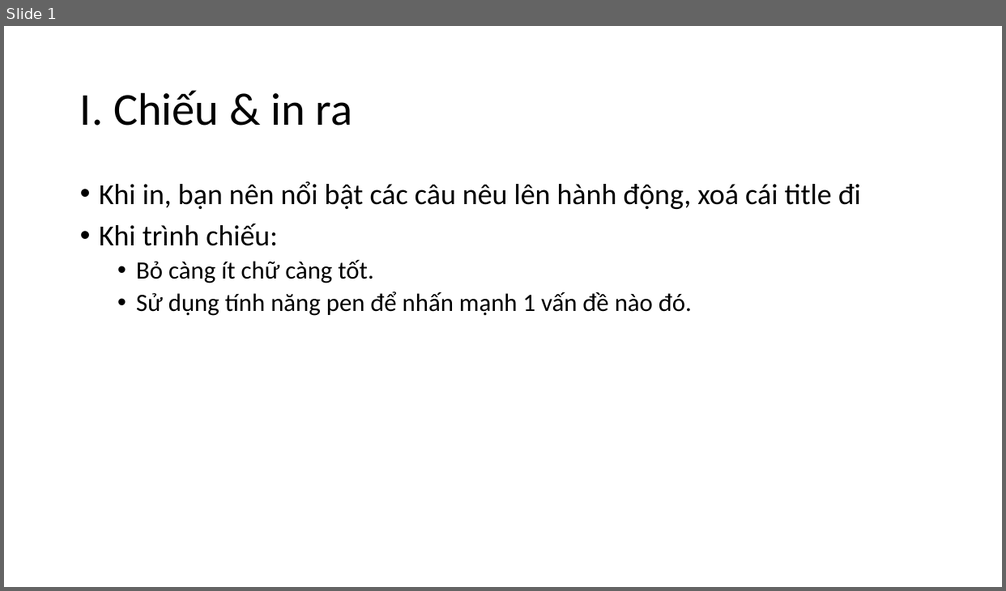
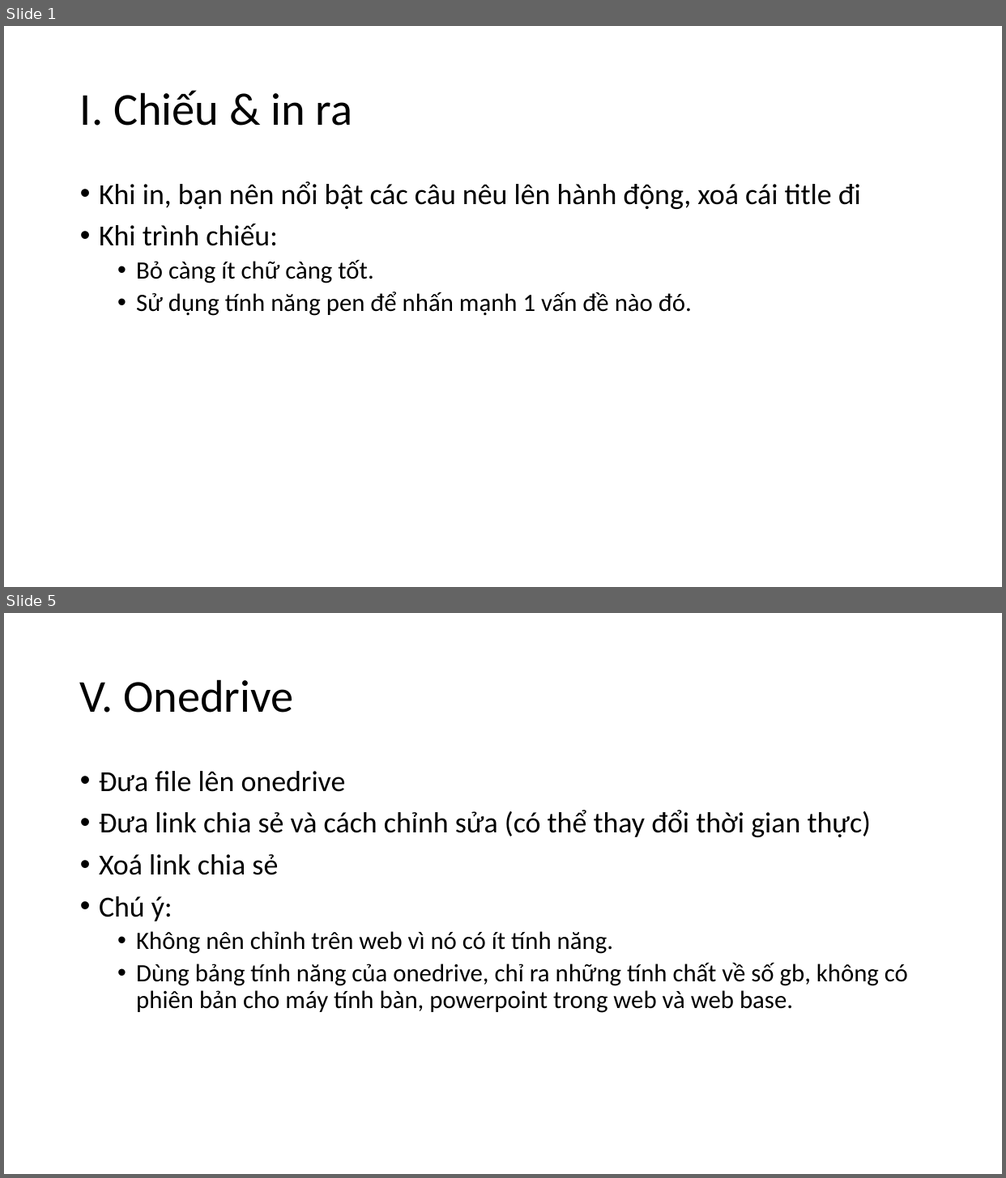
Before and after one commit to tranthanhbinh2603/PPTmasterclassV6_Powerpoint_from_A_to_Z, a slide deck: Section 8 - Presenting/Learning.pptx. Shown one above the other, each under a label of ours: slide 1 before the commit, slides 1 and 5 after it; the slides between them are not shown. The pictures are 1006x591 and 1006x1178 pixels, drawn with LibreOffice and Linux fonts; fonts in the diff are those of the drawing. Boxes give left, top, right and bottom in pixels: in the first picture for what was removed or moved away, otherwise in the second. Text is boxed around its words. In the diff, an @@ line names an element or a change of style, - is before the commit and + after.

```diff
--- a/Section 8 - Presenting/Learning.pptx
+++ b/Section 8 - Presenting/Learning.pptx
@@ slide 5 added at [4, 613, 1002, 1174], background #FFFFFF @@
@@ title added at [80, 679, 293, 713], 44 pt, text #000000 @@
+V. Onedrive
@@ text added at [99, 771, 908, 1013], 24 pt, text #000000 @@
+• Đưa file lên onedrive
+• Đưa link chia sẻ và cách chỉnh sửa (có thể thay đổi thời gian thực)
+• Xoá link chia sẻ
+• Chú ý:
+  • Không nên chỉnh trên web vì nó có ít tính năng.
+  • Dùng bảng tính năng của onedrive, chỉ ra những tính chất về số gb, không có phiên bản cho máy tính bàn, powerpoint trong web và web base.
```
Also in this commit, not shown: 3 other slides added, 3 other files.
